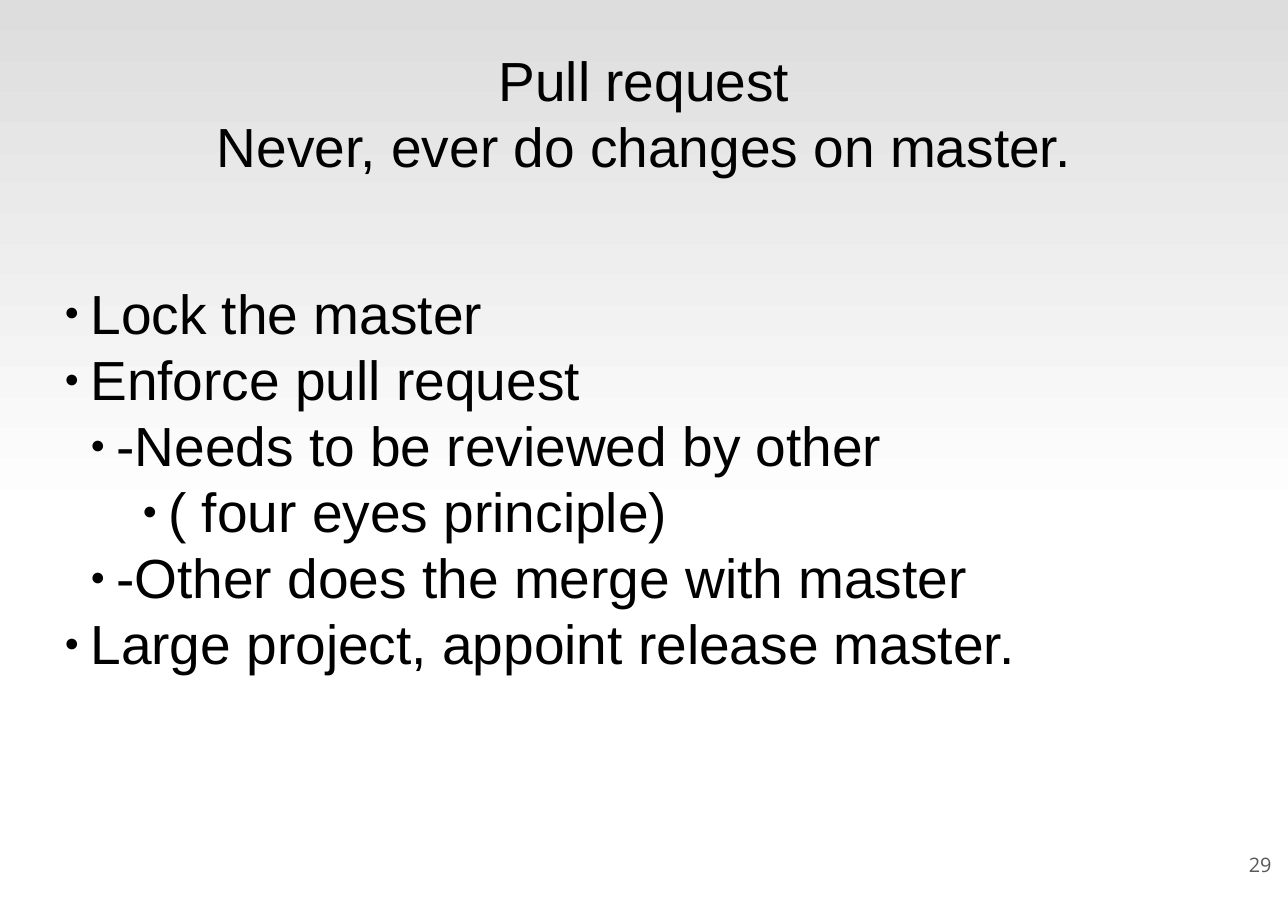
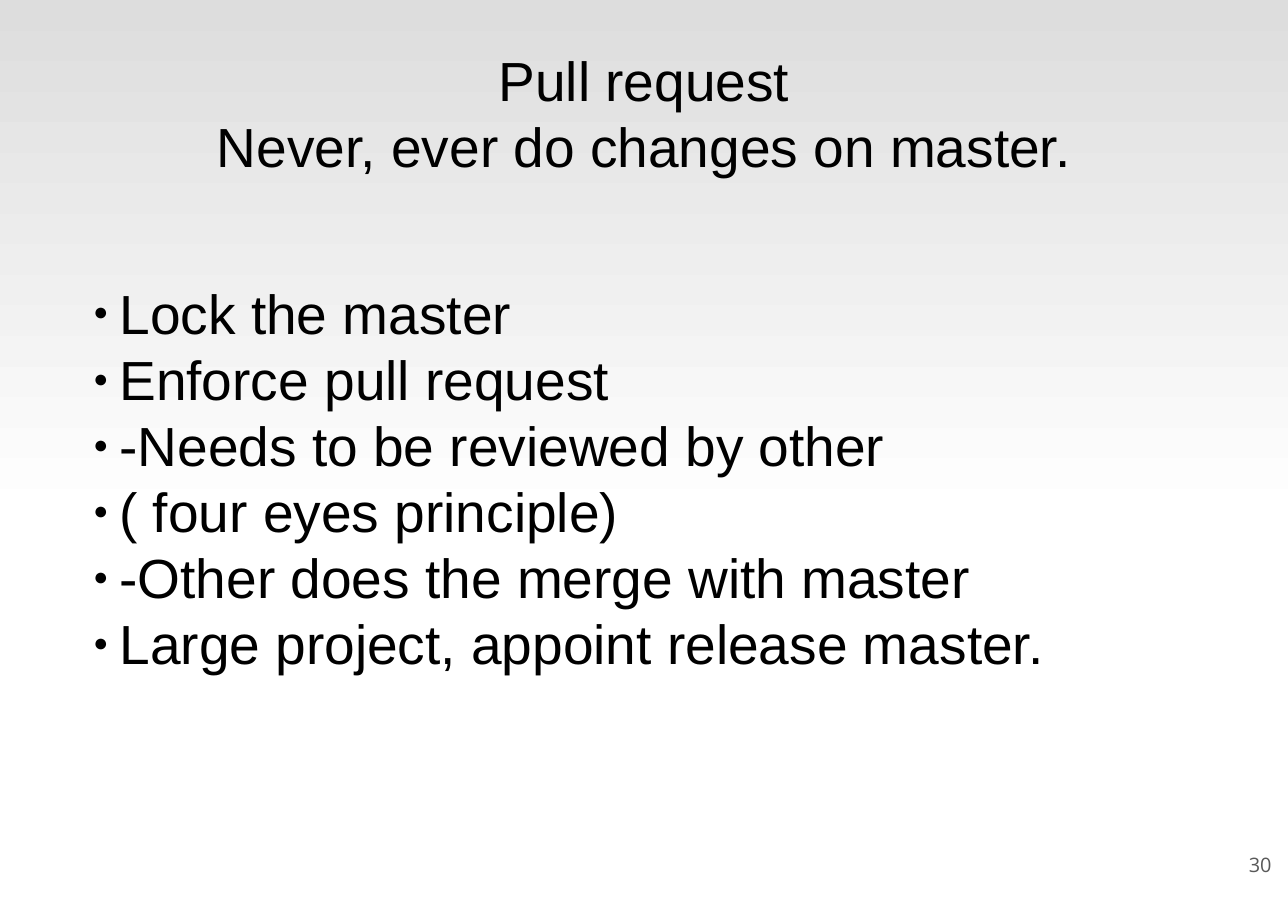
Before and after one commit to rickvek/Workshop-GIT, a slide deck: slide 30 of Git-Workshop.odp (slide 29 before the commit). Drawn at 1288x911 pixels with LibreOffice and Linux fonts; fonts in the diff are those of the drawing. Boxes give left, top, right and bottom in pixels: in the first picture for what was removed or moved away, otherwise in the second. Text is boxed around its words. In the diff, an @@ line names an element or a change of style, - is before the commit and + after.

```diff
--- a/Git-Workshop.odp
+++ b/Git-Workshop.odp
@@ text "Lock the master" at (119,294,1043,674): indent changed @@
@@ page number at (1249,857,1272,872): text changed @@
-29
+30
```
Also in this commit, not shown: 1 other slide changed, 1 slide added.
